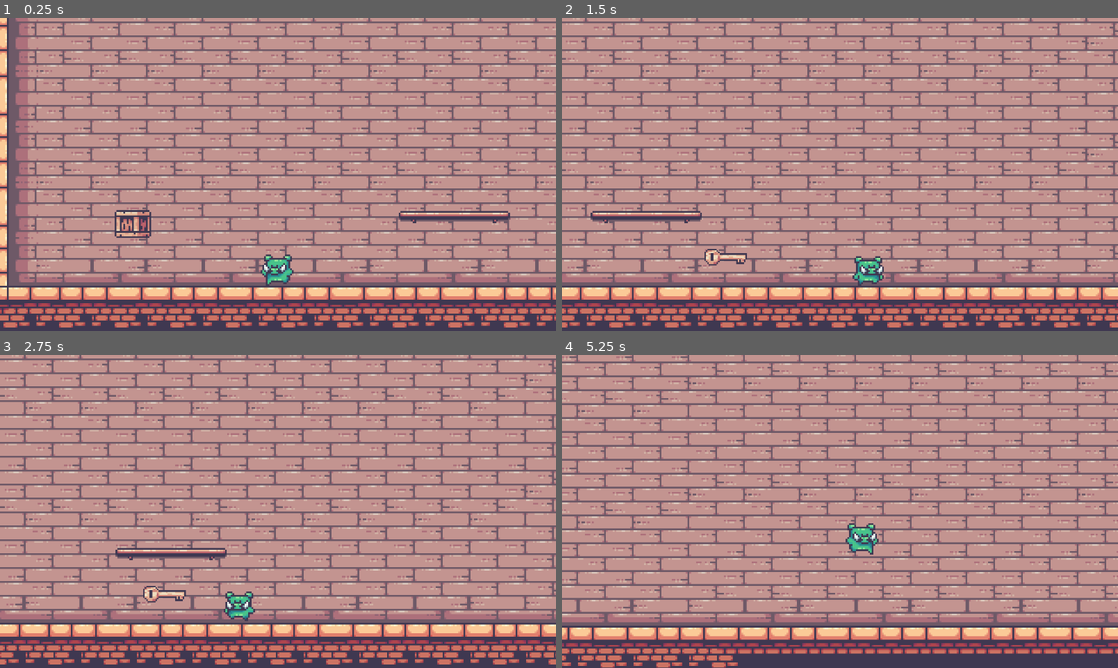
Above: before the commit, frames 1-4 (two rows, left to right).
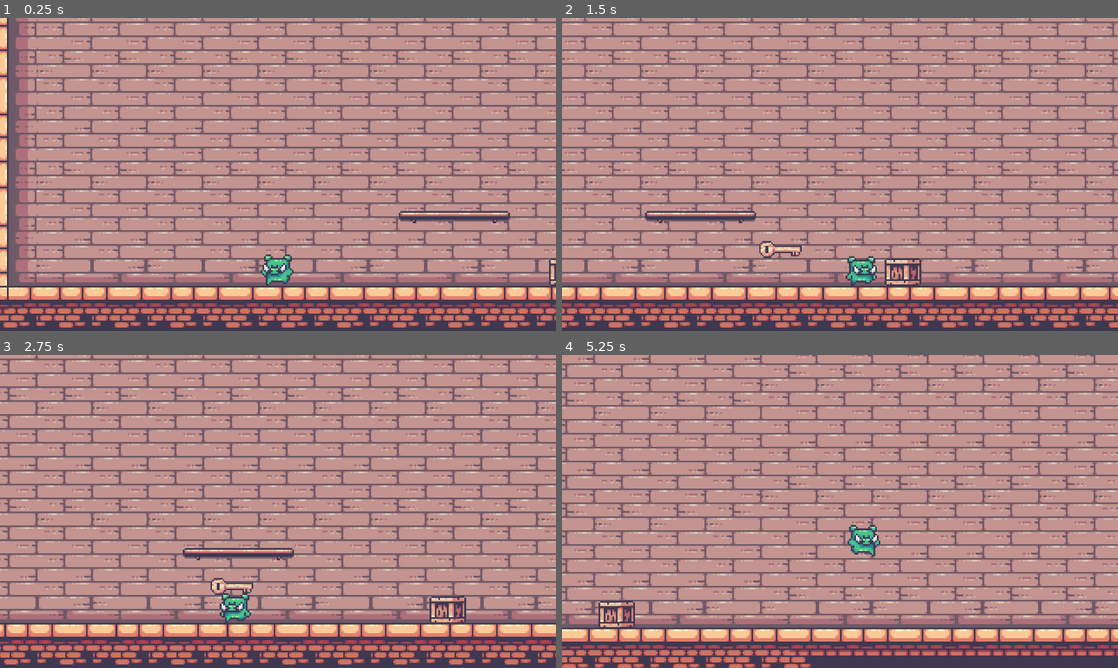
Above: after the commit, the same moments.

Repository: BulldozerDevv/Out-Of-Reach
Game: Godot game, scene res://Scenes/main_level.tscn
The game is run twice, just before and just after one commit, with the same random seed, the same clock (stepped at 60 frames per second) and the same inputs. The project has no main scene, so this scene is started directly.
Inputs:
- Up to frame 1 (0.25 s): no input
- Up to frame 2 (1.5 s): hold Right (right) from 0.53 s (still down); tap Space (jump) at 0.77 s
- Up to frame 3 (2.75 s): tap Space (jump) at 1.52 s; release Right (right) at 2.03 s; hold Left (left) from 2.03 s (still down)
- Up to frame 4 (5.25 s): release Left (left) at 2.78 s; hold Right (right) 2.78-4.28 s; tap Space (jump) at 3.02, 3.77, 4.52 s; hold Left (left) 4.28-5.03 s; hold Right (right) from 5.03 s (still down)

The runs differ from the first frame. In frame 1, 0.6% of the frame differs, in the area x 20-100%, y 61-86%; in frame 2, 10%; in frame 3, 23%; in frame 4, 47%, in the area x 0-100%, y 0-100%.

Commit message:
Revert "Last update for the box's bug"
This reverts commit b45130c59393ed1bc5cd4dbe68d7b21fa4137dbf.

Diff:
--- a/Scenes/box.tscn
+++ b/Scenes/box.tscn
@@ -1,8 +1,6 @@
-[gd_scene load_steps=4 format=3 uid="uid://doaivc5tublt5"]
+[gd_scene load_steps=3 format=3 uid="uid://doaivc5tublt5"]
 
 [ext_resource type="Texture2D" uid="uid://cljqd0hg5cwu4" path="res://Sprites/08-Box/Idle.png" id="1_xkb4e"]
-
-[sub_resource type="PhysicsMaterial" id="PhysicsMaterial_ego7h"]
 
 [sub_resource type="RectangleShape2D" id="RectangleShape2D_ego7h"]
 size = Vector2(21, 16)
@@ -10,27 +8,11 @@
 [node name="Box" type="RigidBody2D" groups=["Boxes"]]
 collision_layer = 2
 collision_mask = 2
-mass = 2.0
-physics_material_override = SubResource("PhysicsMaterial_ego7h")
-lock_rotation = true
-continuous_cd = 2
 
 [node name="CollisionShape2D" type="CollisionShape2D" parent="."]
-position = Vector2(-0.5, 0)
-shape = SubResource("RectangleShape2D_ego7h")
-
-[node name="PlayerDetector" type="Area2D" parent="."]
-collision_mask = 2
-
-[node name="CollisionShape2D" type="CollisionShape2D" parent="PlayerDetector"]
-
-[node name="CollisionShape2D" type="CollisionShape2D" parent="PlayerDetector/CollisionShape2D"]
 position = Vector2(-0.5, 0)
 shape = SubResource("RectangleShape2D_ego7h")
 
 [node name="Sprite2D" type="Sprite2D" parent="."]
 texture_filter = 1
 texture = ExtResource("1_xkb4e")
-
-[connection signal="body_entered" from="PlayerDetector" to="." method="_on_player_detector_body_entered"]
-[connection signal="body_exited" from="PlayerDetector" to="." method="_on_player_detector_body_exited"]
--- a/Scenes/key.tscn
+++ b/Scenes/key.tscn
@@ -58,4 +58,4 @@
 scale = Vector2(0.875, 0.875)
 sprite_frames = SubResource("SpriteFrames_1fooj")
 autoplay = "default"
-frame_progress = 0.0897593
+frame_progress = 0.504872
--- a/Scenes/main_level.tscn
+++ b/Scenes/main_level.tscn
@@ -524,8 +524,8 @@
 11:9/0 = 0
 
 [sub_resource type="TileSet" id="TileSet_ha3dl"]
-physics_layer_0/collision_layer = 7
-physics_layer_0/collision_mask = 255
+physics_layer_0/collision_layer = 3
+physics_layer_0/collision_mask = 3
 sources/0 = SubResource("TileSetAtlasSource_lwkuy")
 sources/1 = SubResource("TileSetAtlasSource_tqiex")
 
@@ -578,9 +578,8 @@
 format = 2
 layer_0/tile_data = PackedInt32Array(1572877, 983040, 4, 1310733, 720896, 3, 1376269, 720896, 4, 1441805, 720896, 5, 15 …(52882 unchanged characters)…
 
-[node name="Player" parent="." groups=["Player"] instance=ExtResource("2_ikcpc")]
+[node name="Player" parent="." instance=ExtResource("2_ikcpc")]
 position = Vector2(376, 344)
-collision_mask = 5
 
 [node name="Camera2D" type="Camera2D" parent="Player"]
 position = Vector2(3, 5)
@@ -589,11 +588,10 @@
 limit_left = 190
 limit_bottom = 410
 position_smoothing_enabled = true
-position_smoothing_speed = 11.0
+position_smoothing_speed = 10.175
 
 [node name="Box" parent="." instance=ExtResource("3_5erdv")]
-position = Vector2(296, 320)
-mass = 8.0
+position = Vector2(546, 376)
 
 [node name="Key" parent="." instance=ExtResource("5_a2ia3")]
 position = Vector2(576, 368)
--- a/Scenes/player.tscn
+++ b/Scenes/player.tscn
@@ -172,7 +172,7 @@
 collision_layer = 3
 script = ExtResource("1_cvnsp")
 
-[node name="CollisionShape2D" type="CollisionShape2D" parent="." groups=["Player"]]
+[node name="CollisionShape2D" type="CollisionShape2D" parent="."]
 position = Vector2(2.5, 5)
 shape = SubResource("RectangleShape2D_vgqql")
 
--- a/Scripts/player.gd
+++ b/Scripts/player.gd
@@ -1,10 +1,9 @@
 extends CharacterBody2D
 const SPEED = 300.0
 const JUMP_VELOCITY = -400.0
-const AIR_DECEL = 300.0
-const PUSH_SPEED = 200.0
+const AIR_DECEL = 300.0  # سرعة التخفيض بالهواء (جربها وغيرها حسب الإحساس اللي تبيه)
 var OnPlatVelo = Vector2(0,0)
-var air_base_velocity_x = 0.0
+var air_base_velocity_x = 0.0  # سرعة المنصة وقت آخر لحظة كنت فيها على الأرض
 @onready var animated_sprite_2d = $AnimatedSprite2D
 
 func _physics_process(delta):
@@ -33,29 +32,16 @@
 		animated_sprite_2d.play("Idle")
 	move_and_slide()
 	OnPlatVelo = get_platform_velocity()
-	for i in get_slide_collision_count():
-		var collision = get_slide_collision(i)
-		var collider = collision.get_collider()
-		if collider is RigidBody2D and collider.is_in_group("Boxes"):
-			var normal = collision.get_normal()
-			if abs(normal.x) > 0.5:
-				collider.linear_velocity.x = velocity.x
-			# تحقق: لو الصندوق فعليًا ما يقدر يتحرك (تصادم مع جدار)
-				if collider.get_contact_count() > 0:
-					for j in collider.get_contact_count():
-						pass
-
 
 func _ready():
 	animated_sprite_2d.play("Idle")
-	process_physics_priority = -10
 
 func _on_area_2d_body_entered(body):
 	if body.is_in_group("Boxes"):
-		pass#body.collision_layer = 1
-		#body.collision_mask = 1
+		body.collision_layer = 1
+		body.collision_mask = 1
 
 func _on_area_2d_body_exited(body):
 	if body.is_in_group("Boxes"):
-		pass#body.collision_layer = 2
-		#body.collision_mask = 2
+		body.collision_layer = 2
+		body.collision_mask = 2
--- a/project.godot
+++ b/project.godot
@@ -22,7 +22,6 @@
 [global_group]
 
 Boxes=""
-Player=""
 
 [input]
 
@@ -46,12 +45,6 @@
 ]
 }
 
-[layer_names]
-
-2d_physics/layer_1="Ground"
-2d_physics/layer_2="Player"
-2d_physics/layer_3="Boxes"
-
 [rendering]
 
 renderer/rendering_method="mobile"
